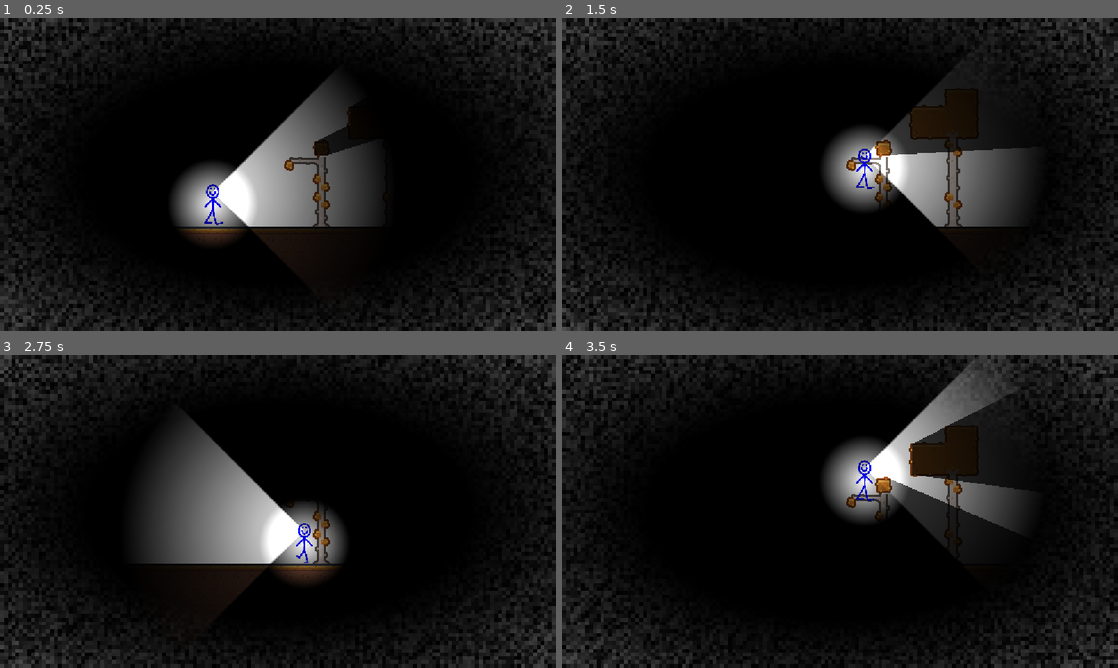
Above: before the commit, frames 1-4 (two rows, left to right).
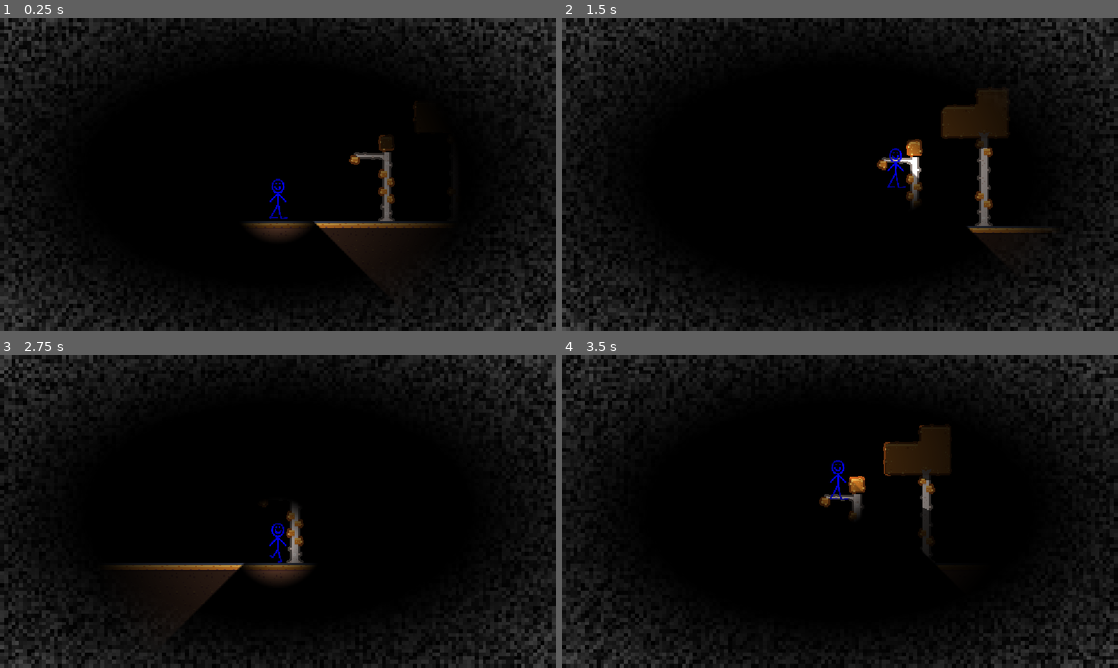
Above: after the commit, the same moments.

Repository: Emarald64/spooky
Game: Godot game, scene res://scenes/main.tscn
Two runs of this game, one before a commit and one after it. Both use one fixed random seed, a clock stepped at 60 frames per second and the inputs below.
Inputs:
- Up to frame 1 (0.25 s): no input
- Up to frame 2 (1.5 s): hold D (move_right) from 0.53 s (still down); tap S (look_down) at 0.6 s; tap Space (jump) at 0.77, 1.07 s; tap W (look_up) at 0.8, 1.35 s
- Up to frame 3 (2.75 s): tap Space (jump) at 1.52, 1.55, 1.82 s; release D (move_right) at 2.03 s; hold A (move_left) from 2.03 s (still down); hold Space (jump) from 2.03 s (still down); tap S (look_down) at 2.3 s
- Up to frame 4 (3.5 s): release A (move_left) at 2.78 s; release Space (jump) at 2.78 s; hold D (move_right) from 2.78 s (still down); tap S (look_down) at 2.85 s; tap Space (jump) at 3.02, 3.32 s; tap W (look_up) at 3.05 s

The runs differ from the first frame. In frame 1, 12% of the frame differs, in the area x 30-80%, y 18-81%; in frame 2, 9.9%; in frame 3, 12%, in the area x 20-63%, y 19-80%; in frame 4, 9.2%.

Commit message:
added sfx

Diff:
--- a/project.godot
+++ b/project.godot
@@ -73,3 +73,4 @@
 
 renderer/rendering_method="gl_compatibility"
 renderer/rendering_method.mobile="gl_compatibility"
+environment/defaults/default_clear_color=Color(0, 0, 0, 1)
--- a/scenes/main.tscn
+++ b/scenes/main.tscn
@@ -1,11 +1,18 @@
-[gd_scene load_steps=28 format=4 uid="uid://7mpm7e3hccsl"]
+[gd_scene load_steps=31 format=4 uid="uid://7mpm7e3hccsl"]
 
 [ext_resource type="Texture2D" uid="uid://bmxj1wlg48v60" path="res://assets/kenney_pixel-platformer-farm-expansion.png" id="1_0wfyh"]
+[ext_resource type="Script" uid="uid://1g8qhg8kax4o" path="res://scenes/main.gd" id="2_o6xl0"]
 [ext_resource type="Texture2D" uid="uid://dy1nbkg26876f" path="res://assets/kenney_pixel-platformer.png" id="2_sugp2"]
 [ext_resource type="Texture2D" uid="uid://d4hbm4hftlwbi" path="res://assets/tombstone.png" id="3_jyhfs"]
 [ext_resource type="Script" uid="uid://c12wop8unodi2" path="res://scenes/static_overlay.gd" id="3_sugp2"]
 [ext_resource type="PackedScene" uid="uid://c8njtr1dfwh17" path="res://scenes/player.tscn" id="4_tbgi4"]
 
+[sub_resource type="OccluderPolygon2D" id="OccluderPolygon2D_0ld40"]
+polygon = PackedVector2Array(-9, -2.25, 9, -2.25, 9, 9, -9, 9)
+
+[sub_resource type="OccluderPolygon2D" id="OccluderPolygon2D_gqmmt"]
+polygon = PackedVector2Array(-9, -2.25, 9, -2.25, 9, 9, -9, 9)
+
 [sub_resource type="OccluderPolygon2D" id="OccluderPolygon2D_muem4"]
 polygon = PackedVector2Array(-9, -9, 9, -9, 9, 9, -9, 9)
 
@@ -13,7 +20,7 @@
 polygon = PackedVector2Array(-9, -9, 9, -9, 9, 9, -9, 9)
 
 [sub_resource type="OccluderPolygon2D" id="OccluderPolygon2D_jkv2x"]
-polygon = PackedVector2Array(-6.75, -6.75, 6.75, -6.75, 6.75, 6.75, -6.75, 6.75)
+polygon = PackedVector2Array(-6, -6, 6, -6, 6, 6, -6, 6)
 
 [sub_resource type="OccluderPolygon2D" id="OccluderPolygon2D_tefeu"]
 polygon = PackedVector2Array(-6.75, -6.75, 6.75, -6.75, 6.75, 9, -6.75, 9)
@@ -22,7 +29,7 @@
 polygon = PackedVector2Array(-9, -9, 9, -9, 9, 9, -9, 9)
 
 [sub_resource type="OccluderPolygon2D" id="OccluderPolygon2D_o6xl0"]
-polygon = PackedVector2Array(-6.75, -6.75, 9, -6.75, 9, 9, -6.75, 9)
+polygon = PackedVector2Array(-6, -6, 9, -6, 9, 9, -6, 9)
 
 [sub_resource type="OccluderPolygon2D" id="OccluderPolygon2D_tipki"]
 polygon = PackedVector2Array(-6.75, -9, 9, -9, 9, 9, -6.75, 9)
@@ -34,7 +41,7 @@
 polygon = PackedVector2Array(-9, -9, 9, -9, 9, 6.75, -9, 6.75)
 
 [sub_resource type="OccluderPolygon2D" id="OccluderPolygon2D_choun"]
-polygon = PackedVector2Array(-9, -6.75, 9, -6.75, 9, 9, -9, 9)
+polygon = PackedVector2Array(-9, -6, 9, -6, 9, 9, -9, 9)
 
 [sub_resource type="OccluderPolygon2D" id="OccluderPolygon2D_ya4ey"]
 polygon = PackedVector2Array(-9, -9, 9, -9, 9, 6.75, -9, 6.75)
@@ -56,31 +63,31 @@
 0:0/0 = 0
 0:0/0/terrain_set = 0
 0:0/0/terrain = 0
-0:0/0/occlusion_layer_0/polygon_0/polygon = SubResource("OccluderPolygon2D_muem4")
+0:0/0/occlusion_layer_0/polygon_0/polygon = SubResource("OccluderPolygon2D_0ld40")
 0:0/0/physics_layer_0/polygon_0/points = PackedVector2Array(-9, -9, 9, -9, 9, 9, -9, 9)
 1:0/0 = 0
 1:0/0/terrain_set = 0
 1:0/0/terrain = 0
-1:0/0/occlusion_layer_0/polygon_0/polygon = SubResource("OccluderPolygon2D_muem4")
+1:0/0/occlusion_layer_0/polygon_0/polygon = SubResource("OccluderPolygon2D_0ld40")
 1:0/0/physics_layer_0/polygon_0/points = PackedVector2Array(-9, -9, 9, -9, 9, 9, -9, 9)
 1:0/0/terrains_peering_bit/right_side = 0
 2:0/0 = 0
 2:0/0/terrain_set = 0
 2:0/0/terrain = 0
-2:0/0/occlusion_layer_0/polygon_0/polygon = SubResource("OccluderPolygon2D_muem4")
+2:0/0/occlusion_layer_0/polygon_0/polygon = SubResource("OccluderPolygon2D_0ld40")
 2:0/0/physics_layer_0/polygon_0/points = PackedVector2Array(-9, -9, 9, -9, 9, 9, -9, 9)
 2:0/0/terrains_peering_bit/right_side = 0
 2:0/0/terrains_peering_bit/left_side = 0
 3:0/0 = 0
 3:0/0/terrain_set = 0
 3:0/0/terrain = 0
-3:0/0/occlusion_layer_0/polygon_0/polygon = SubResource("OccluderPolygon2D_muem4")
+3:0/0/occlusion_layer_0/polygon_0/polygon = SubResource("OccluderPolygon2D_0ld40")
 3:0/0/physics_layer_0/polygon_0/points = PackedVector2Array(-9, -9, 9, -9, 9, 9, -9, 9)
 3:0/0/terrains_peering_bit/left_side = 0
 3:1/0 = 0
 3:1/0/terrain_set = 0
 3:1/0/terrain = 0
-3:1/0/occlusion_layer_0/polygon_0/polygon = SubResource("OccluderPolygon2D_muem4")
+3:1/0/occlusion_layer_0/polygon_0/polygon = SubResource("OccluderPolygon2D_gqmmt")
 3:1/0/physics_layer_0/polygon_0/points = PackedVector2Array(-9, -9, 9, -9, 9, 9, -9, 9)
 3:1/0/terrains_peering_bit/bottom_side = 0
 3:1/0/terrains_peering_bit/bottom_left_corner = 0
@@ -137,13 +144,13 @@
 0:1/0 = 0
 0:1/0/terrain_set = 0
 0:1/0/terrain = 0
-0:1/0/occlusion_layer_0/polygon_0/polygon = SubResource("OccluderPolygon2D_muem4")
+0:1/0/occlusion_layer_0/polygon_0/polygon = SubResource("OccluderPolygon2D_gqmmt")
 0:1/0/physics_layer_0/polygon_0/points = PackedVector2Array(-9, -9, 9, -9, 9, 9, -9, 9)
 0:1/0/terrains_peering_bit/bottom_side = 0
 1:1/0 = 0
 1:1/0/terrain_set = 0
 1:1/0/terrain = 0
-1:1/0/occlusion_layer_0/polygon_0/polygon = SubResource("OccluderPolygon2D_muem4")
+1:1/0/occlusion_layer_0/polygon_0/polygon = SubResource("OccluderPolygon2D_gqmmt")
 1:1/0/physics_layer_0/polygon_0/points = PackedVector2Array(-9, -9, 9, -9, 9, 9, -9, 9)
 1:1/0/terrains_peering_bit/right_side = 0
 1:1/0/terrains_peering_bit/bottom_right_corner = 0
@@ -151,7 +158,7 @@
 2:1/0 = 0
 2:1/0/terrain_set = 0
 2:1/0/terrain = 0
-2:1/0/occlusion_layer_0/polygon_0/polygon = SubResource("OccluderPolygon2D_muem4")
+2:1/0/occlusion_layer_0/polygon_0/polygon = SubResource("OccluderPolygon2D_gqmmt")
 2:1/0/physics_layer_0/polygon_0/points = PackedVector2Array(-9, -9, 9, -9, 9, 9, -9, 9)
 2:1/0/terrains_peering_bit/right_side = 0
 2:1/0/terrains_peering_bit/bottom_right_corner = 0
@@ -469,6 +476,7 @@
 noise = SubResource("FastNoiseLite_tefeu")
 
 [node name="main" type="Node2D"]
+script = ExtResource("2_o6xl0")
 
 [node name="TileMapLayer" type="TileMapLayer" parent="."]
 texture_filter = 1
@@ -480,6 +488,11 @@
 [node name="player" parent="." instance=ExtResource("4_tbgi4")]
 position = Vector2(441, 335)
 
+[node name="Camera2D" type="Camera2D" parent="player"]
+limit_enabled = false
+drag_horizontal_enabled = true
+drag_vertical_enabled = true
+
 [node name="static overlay" type="CanvasLayer" parent="."]
 script = ExtResource("3_sugp2")
 
@@ -497,6 +510,4 @@
 [node name="CanvasModulate" type="CanvasModulate" parent="."]
 color = Color(0, 0, 0, 1)
 
-[node name="Polygon2D" type="Polygon2D" parent="."]
-z_index = -100
-polygon = PackedVector2Array(0, 0, 1152, 0, 1152, 648, 0, 647)
+[node name="StartPos" type="Node2D" parent="."]
--- a/scenes/player.gd
+++ b/scenes/player.gd
@@ -8,8 +8,10 @@
 
 var hasjumped:=false
 var started_timer:=false
-var deathCount:=0
+var deaths:=0
 var jumpTime:=0.0
+@onready var checkpoint:Node2D=get_node('../StartPos')
+
 const maxJumpTime=0.125
 const spriteXScale:=0.33
 
@@ -17,7 +19,7 @@
 
 
 func  _process(_delta: float) -> void:
-	$Flashlights.rotation=(Input.get_axis("look_up","look_down")*PI/4)
+	$Flashlights.rotation=(Input.get_axis("look_up","look_down")*PI/4)*(1 if $Flashlights.scale.x==1 else -1)
 
 func _physics_process(delta: float) -> void:
 	if Input.is_action_just_pressed("reset") and not animating:
@@ -53,7 +55,7 @@
 	# Handle jump.
 	if not animating and ((Input.is_action_pressed("jump") and jumpTime<0.1) or (Input.is_action_just_pressed("jump") and (not $coyoteTimer.is_stopped() or is_on_floor()))):
 		if not hasjumped:
-			$"Jump Sound".play()
+			playJumpSound()
 			#$AnimatedSprite2D.frame=1
 		$coyoteTimer.stop()
 		if not hasjumped:
@@ -82,9 +84,37 @@
 	#$Label.text=str(velocity)
 	move_and_slide()
 
-func respawn()->void:
-	pass
+func respawn() -> void:
+	if not animating:
+		# set flag
+		animating=true
+		# play sfx
+		#$SoundPlayer.stream=preload("res://assets/sfx/hurt.wav")
+		#$SoundPlayer.play()
+		# shake camera
+		get_node('../Camera2D').add_trauma(0.3)
+
+		# Stop walking animation
+		$Sprite2D.speed_scale=0.0
+
+		# Update ending text
+		deaths+=1
+		#get_node("/root/main/Control/Deaths").text="Deaths: "+str(deaths)
+
+		# wait for 0.5 seconds
+		await get_tree().create_timer(0.5).timeout
+
+		# move to checkpoint
+		position=checkpoint.global_position
+
+		get_tree().call_group("reset on death","reset")
+		# reset respawn flag
+		animating=false
 
 func setFlashlightScale(val:float):
 	get_tree().set_group("flashlight","offset",Vector2.ONE*val*16)
 	get_tree().set_group("flashlight","texture_scale",val)
+
+func playJumpSound()->void:
+	$SoundPlayer.stream=[preload("res://assets/sfx/jump1.wav"),preload("res://assets/sfx/jump2.wav")].pick_random()
+	$SoundPlayer.play()
--- a/scenes/player.tscn
+++ b/scenes/player.tscn
@@ -62,7 +62,7 @@
 [node name="Flashlight Shadows" type="PointLight2D" parent="Flashlights" groups=["flashlight"]]
 rotation = -0.7853982
 scale = Vector2(0.99999994, 0.99999994)
-color = Color(1, 1, 1, 0.72156864)
+color = Color(0.75, 0.75, 0.75, 1)
 shadow_enabled = true
 texture = SubResource("GradientTexture2D_qhqgy")
 offset = Vector2(192, 192)
@@ -71,7 +71,7 @@
 [node name="Flashlight" type="PointLight2D" parent="Flashlights" groups=["flashlight"]]
 rotation = -0.7853982
 scale = Vector2(0.99999994, 0.99999994)
-color = Color(0.25, 0.25, 0.25, 1)
+color = Color(0.33, 0.33, 0.33, 1)
 texture = SubResource("GradientTexture2D_qhqgy")
 offset = Vector2(192, 192)
 texture_scale = 6.0
@@ -79,3 +79,5 @@
 [node name="PointLight2D3" type="PointLight2D" parent="."]
 texture = SubResource("GradientTexture2D_dqkch")
 texture_scale = 3.0
+
+[node name="SoundPlayer" type="AudioStreamPlayer" parent="."]
Not shown, added: assets/sfx/checkpoint.wav.import
Not shown, added: assets/sfx/hurt.wav.import
Not shown, added: assets/sfx/jump1.wav.import
Not shown, added: assets/sfx/jump2.wav.import
Not shown, added: assets/sfx/tada.mp3.import
Not shown, added: assets/sfx/checkpoint.sfxj
Not shown, added: assets/sfx/checkpoint.wav
Not shown, added: assets/sfx/hurt.sfxj
Not shown, added: assets/sfx/hurt.wav
Not shown, added: assets/sfx/jump1.sfxj
Not shown, added: assets/sfx/jump1.wav
Not shown, added: assets/sfx/jump2.sfxj
(and 2 more such lines)
